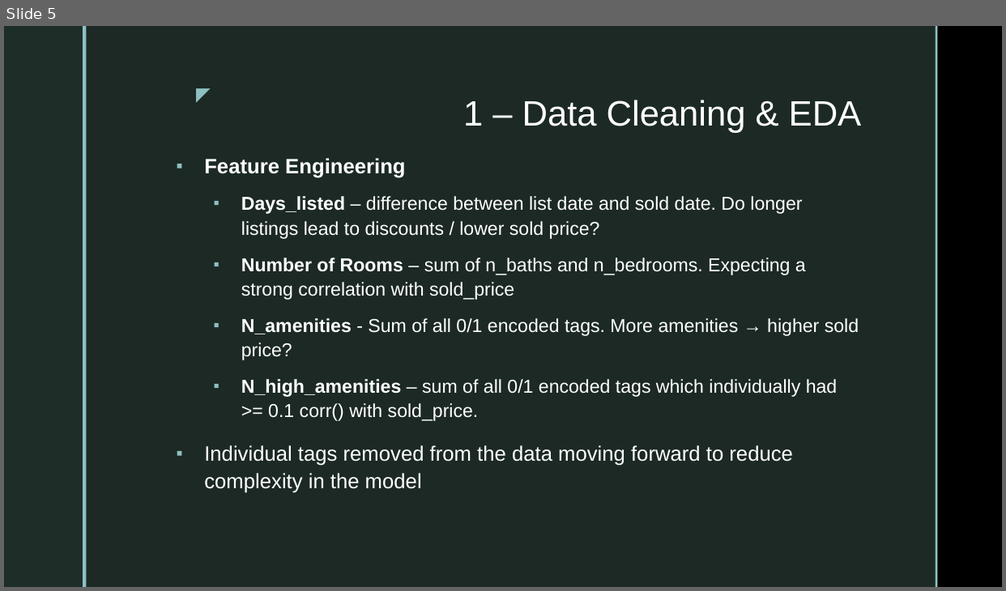
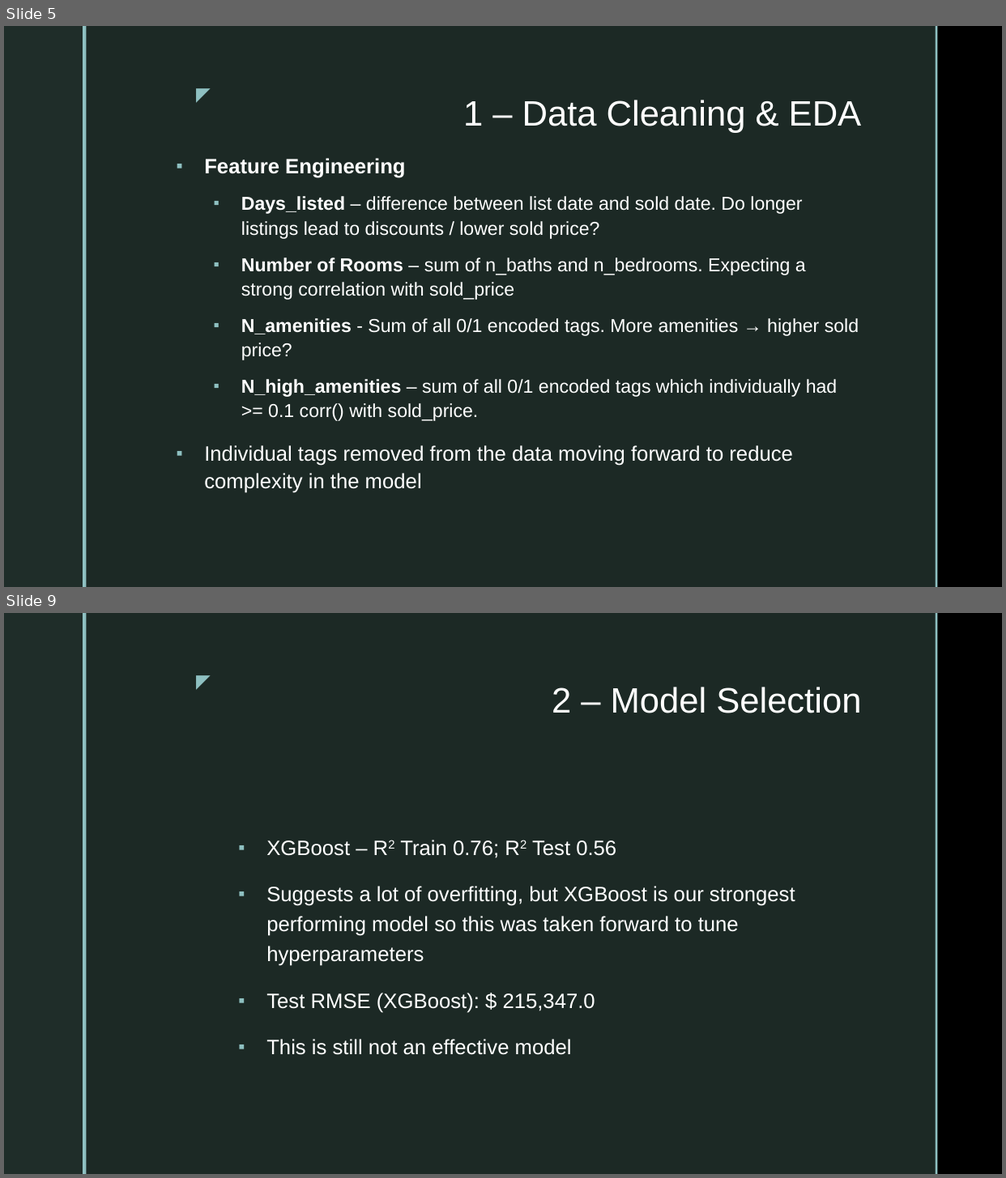
Before and after one commit to tjjdoherty/tdsf-house-prices-midterm, a slide deck: tdsf-midterm-prez.pptx. Shown one above the other, each under a label of ours: slide 5 before the commit, slides 5 and 9 after it; the slides between them are not shown. The pictures are 1006x591 and 1006x1178 pixels, drawn with LibreOffice and Linux fonts; fonts in the diff are those of the drawing; background and template pictures are left out. Boxes give left, top, right and bottom in pixels: in the first picture for what was removed or moved away, otherwise in the second. Text is boxed around its words. In the diff, an @@ line names an element or a change of style, - is before the commit and + after.

```diff
--- a/tdsf-midterm-prez.pptx
+++ b/tdsf-midterm-prez.pptx
@@ slide 9 added at (x1=4, y1=613, x2=1002, y2=1174), background picture (left out); not listed: 5 template elements that a slide beside it also shows @@
@@ title added at (x1=552, y1=687, x2=861, y2=713), 34 pt, text #FFFFFF @@
+2 – Model Selection
@@ text added at (x1=266, y1=840, x2=795, y2=1055), 20 pt, text #FFFFFF @@
+▪ XGBoost – R2 Train 0.76; R2 Test 0.56
+▪ Suggests a lot of overfitting, but XGBoost is our strongest performing model so this was taken forward to tune hyperparameters
+▪ Test RMSE (XGBoost): $ 215,347.0
+▪ This is still not an effective model
```
Also in this commit, not shown: 3 slides changed, 4 other slides added, 2 slides removed, 1 other file.
